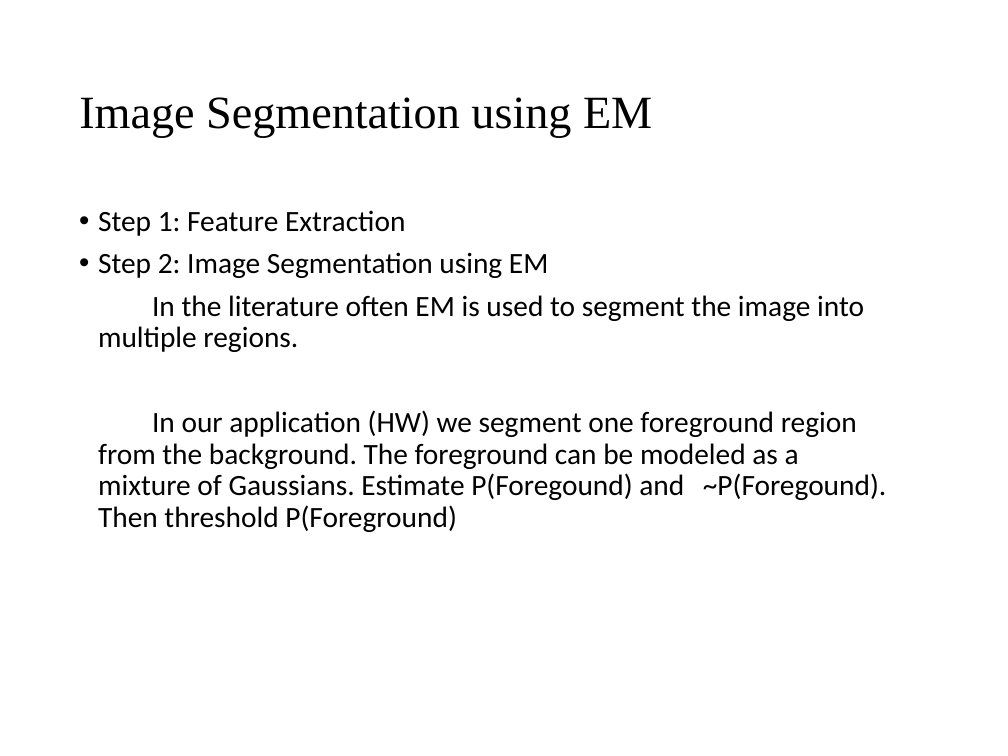
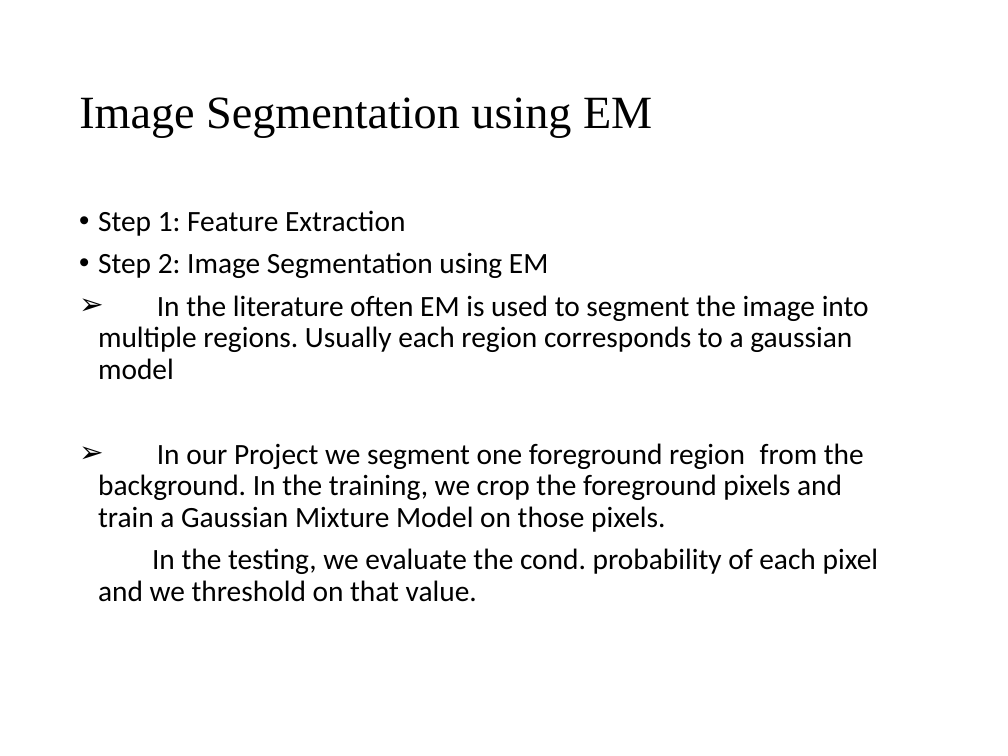
Before and after one commit to cmsc426spring2019/cmsc426spring2019.github.io, a slide deck: slide 26 of lectures/week_2/EM.ppt. Drawn at 1008x756 pixels with LibreOffice and Linux fonts; fonts in the diff are those of the drawing. Boxes give left, top, right and bottom in pixels: in the first picture for what was removed or moved away, otherwise in the second. Text is boxed around its words. In the diff, an @@ line names an element or a change of style, - is before the commit and + after.

```diff
--- a/lectures/week_2/EM.ppt
+++ b/lectures/week_2/EM.ppt
@@ text at [98, 295, 879, 602]: text changed @@
-In the literature often EM is used to segment the image into multiple regions.
-In our application (HW) we segment one foreground region from the background. The foreground can be modeled as a mixture of Gaussians. Estimate P(Foregound) and ~P(Foregound). Then threshold P(Foreground)
+➢ In the literature often EM is used to segment the image into multiple regions. Usually each region corresponds to a gaussian model
+➢ In our Project we segment one foreground region from the background. In the training, we crop the foreground pixels and train a Gaussian Mixture Model on those pixels.
+In the testing, we evaluate the cond. probability of each pixel and we threshold on that value.
```
Also in this commit, not shown: 4 other slides changed, 3 slides added.
